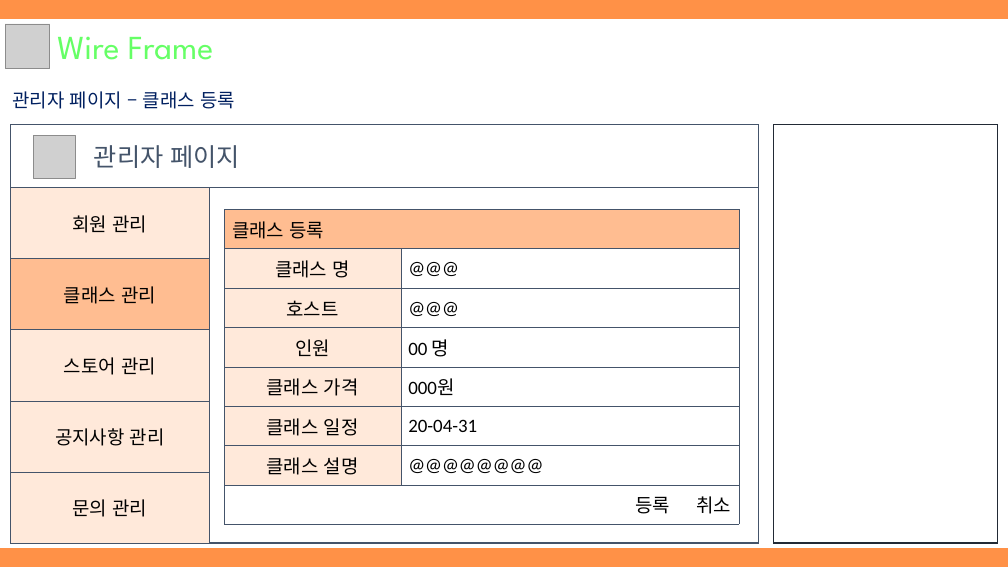
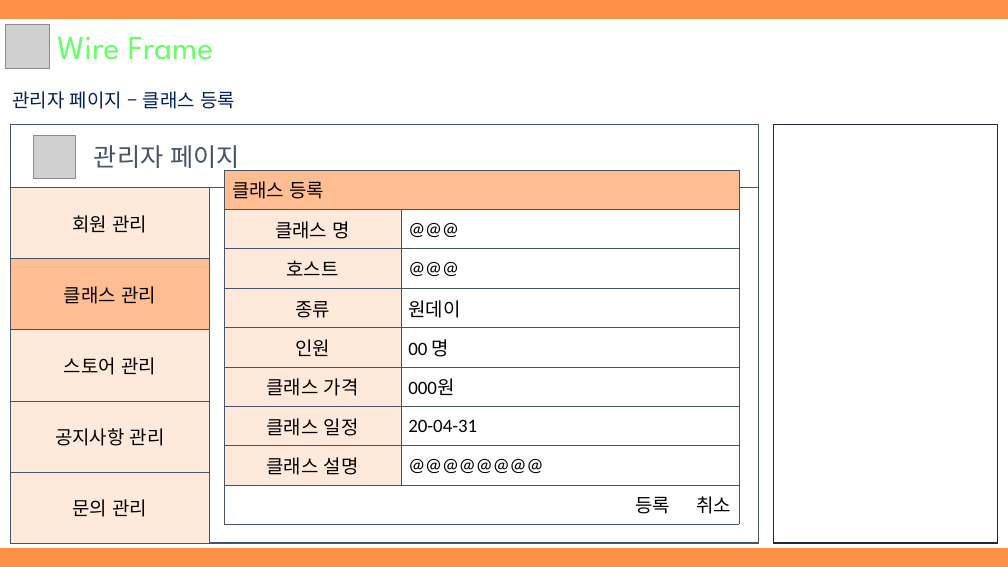
Before and after one commit to hhsw07/ezen-academy-projects, a slide deck: slide 24 of WebContent/발표자료/1차/3조 원데이클래스.pptx. Drawn at 1008x567 pixels with LibreOffice and Linux fonts; fonts in the diff are those of the drawing; grey boxes stand for pictures. Boxes give left, top, right and bottom in pixels: in the first picture for what was removed or moved away, otherwise in the second. Text is boxed around its words. In the diff, an @@ line names an element or a change of style, - is before the commit and + after.

```diff
--- a/WebContent/발표자료/1차/3조 원데이클래스.pptx
+++ b/WebContent/발표자료/1차/3조 원데이클래스.pptx
@@ table at box(225, 170, 739, 524) @@
+row 4: 종류 | 원데이
@@ table: place and size @@
-table at box(225, 209, 739, 524)
+table at box(225, 170, 739, 524)
```
Also in this commit, not shown: 1 other slide changed.
